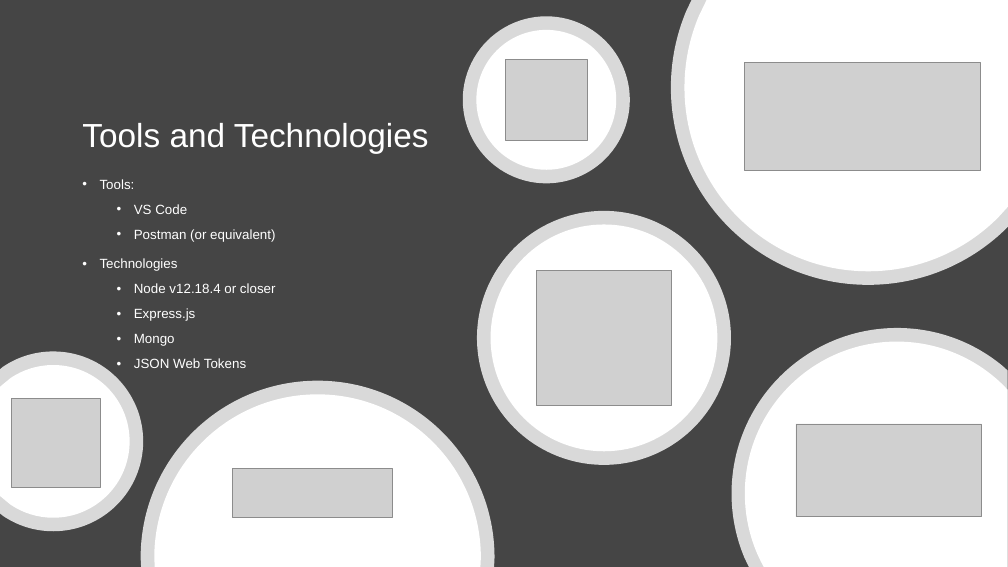
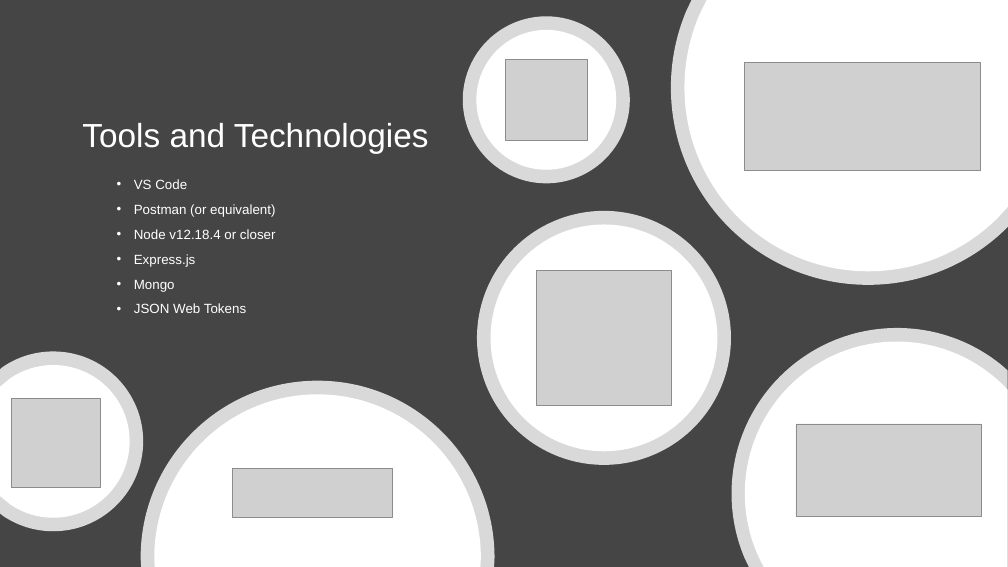
Before and after one commit to diarmuidoconnor/wad2, a slide deck: slide 31 of topic07/talk-1/node-2019.pptx (slide 30 before the commit). Drawn at 1008x567 pixels with LibreOffice and Linux fonts; fonts in the diff are those of the drawing; grey boxes stand for pictures. Boxes give left, top, right and bottom in pixels: in the first picture for what was removed or moved away, otherwise in the second. Text is boxed around its words. In the diff, an @@ line names an element or a change of style, - is before the commit and + after.

```diff
--- a/topic07/talk-1/node-2019.pptx
+++ b/topic07/talk-1/node-2019.pptx
@@ subtitle at box(100, 179, 135, 189): paragraph removed @@
-• Tools:
@@ subtitle at box(100, 258, 178, 271): paragraph removed @@
-• Technologies
```
Also in this commit, not shown: 3 other slides changed, 21 slides added, 19 other files.
